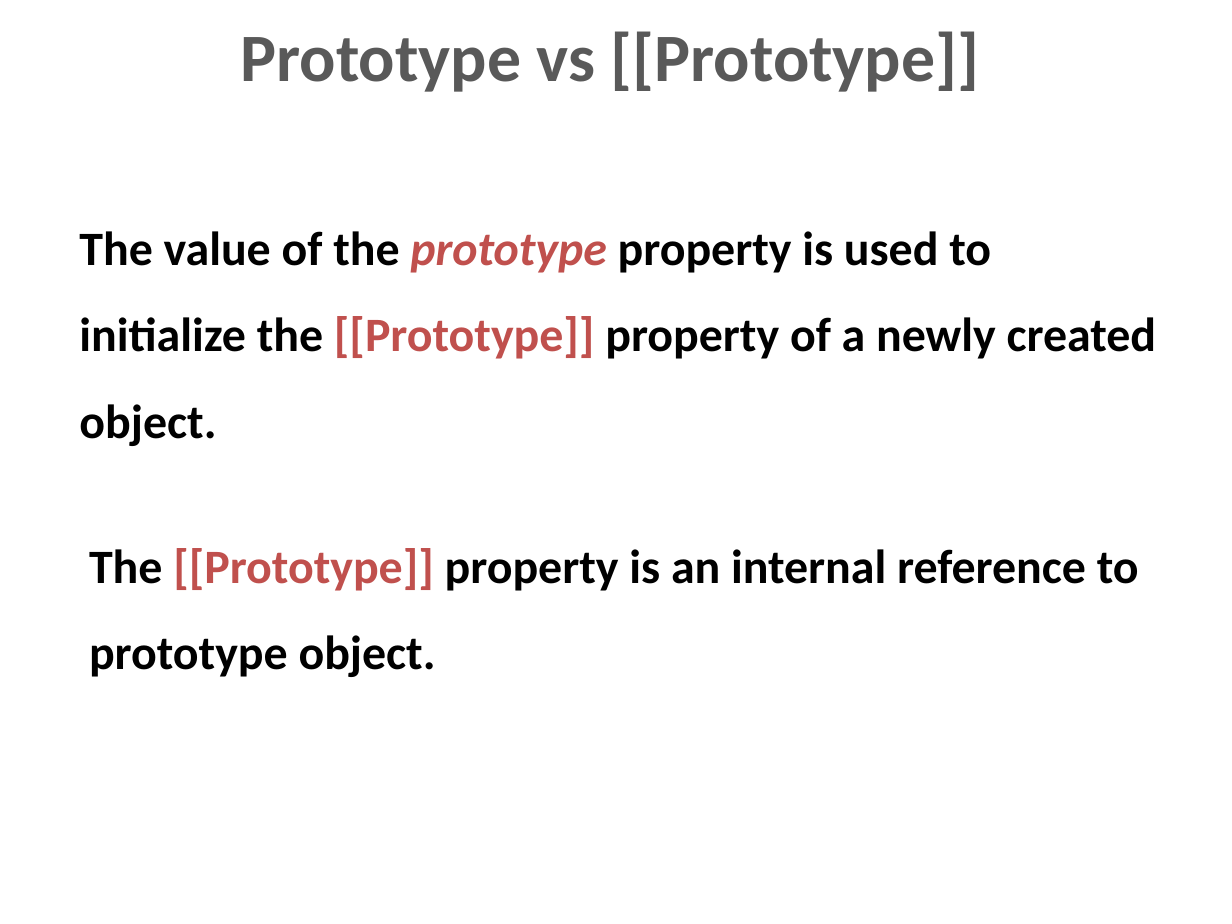
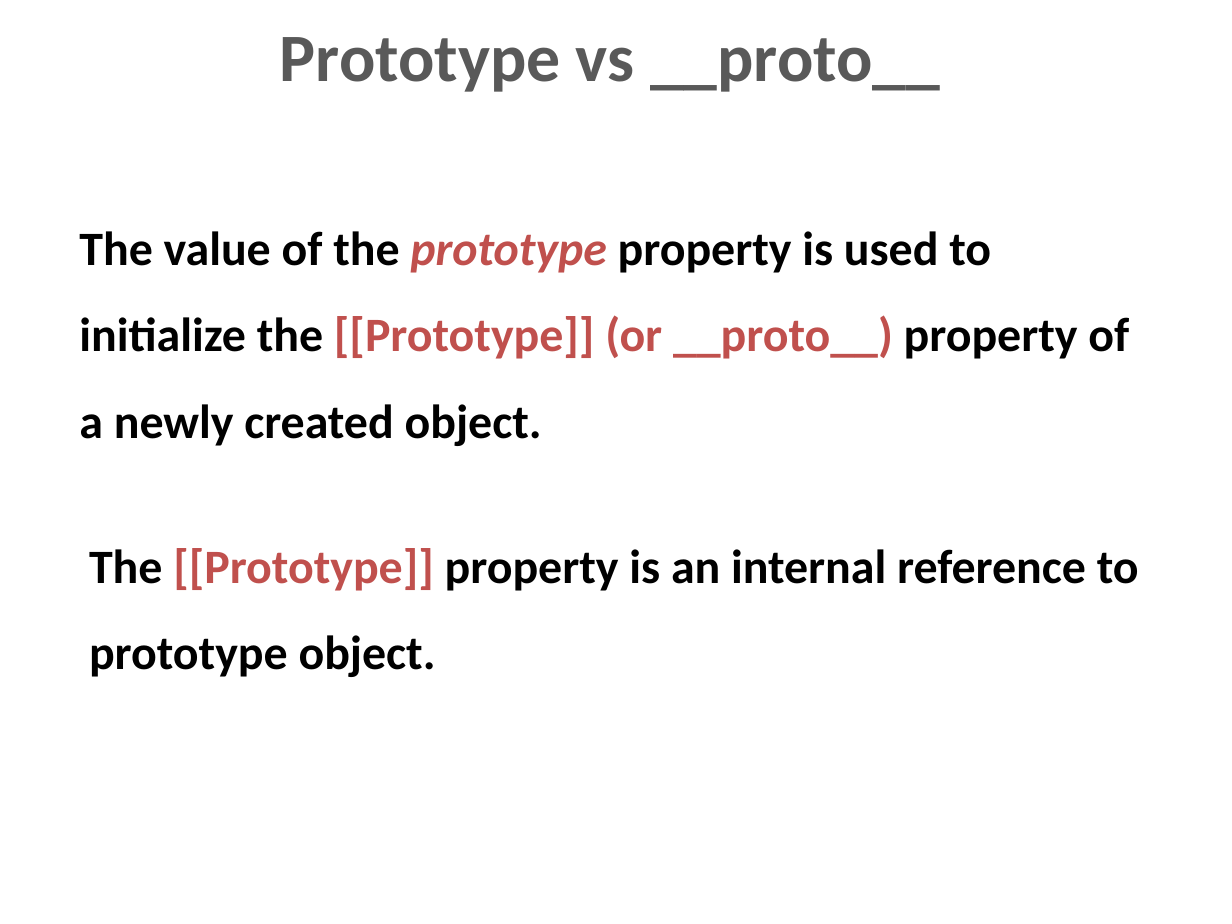
Before and after one commit to dzmitry-varabei/front-end-course, a slide deck: slide 3 of inheritance-in-javascript/Inheritance.pptx. Drawn at 1232x924 pixels with LibreOffice and Linux fonts; fonts in the diff are those of the drawing. Boxes give left, top, right and bottom in pixels: in the first picture for what was removed or moved away, otherwise in the second. Text is boxed around its words. In the diff, an @@ line names an element or a change of style, - is before the commit and + after.

Commit message:
update

```diff
--- a/inheritance-in-javascript/Inheritance.pptx
+++ b/inheritance-in-javascript/Inheritance.pptx
@@ title at (280, 37, 940, 92): text changed @@
-Prototype vs [[Prototype]]
+Prototype vs __proto__
@@ text at (79, 231, 1129, 446): text changed @@
-The value of the prototype property is used to initialize the [[Prototype]] property of a newly created object.
+The value of the prototype property is used to initialize the [[Prototype]] (or __proto__) property of a newly created object.
```
